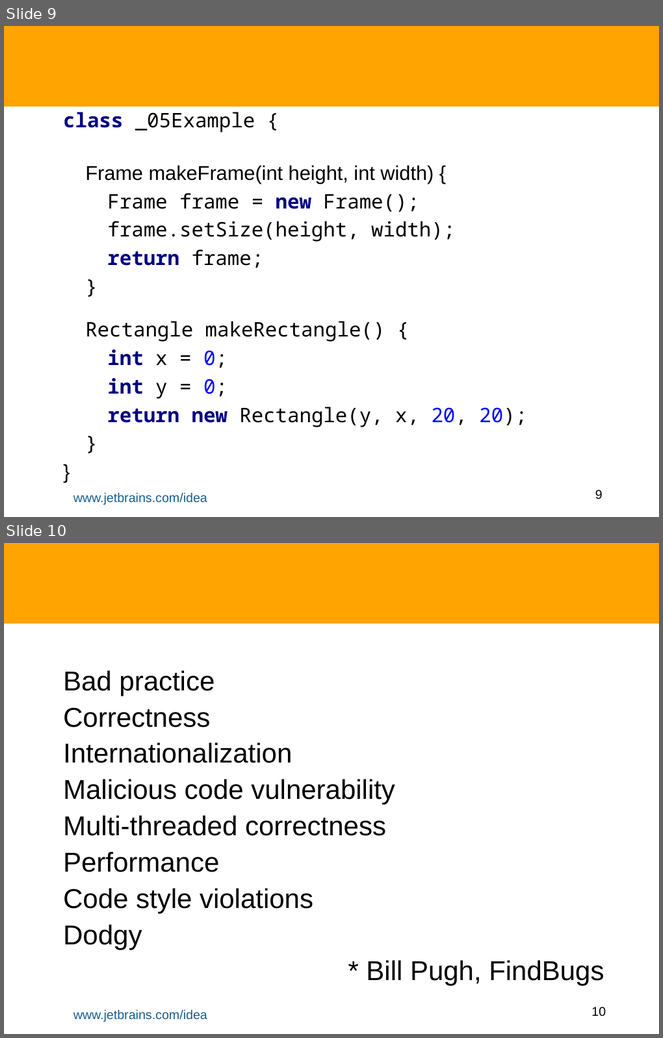
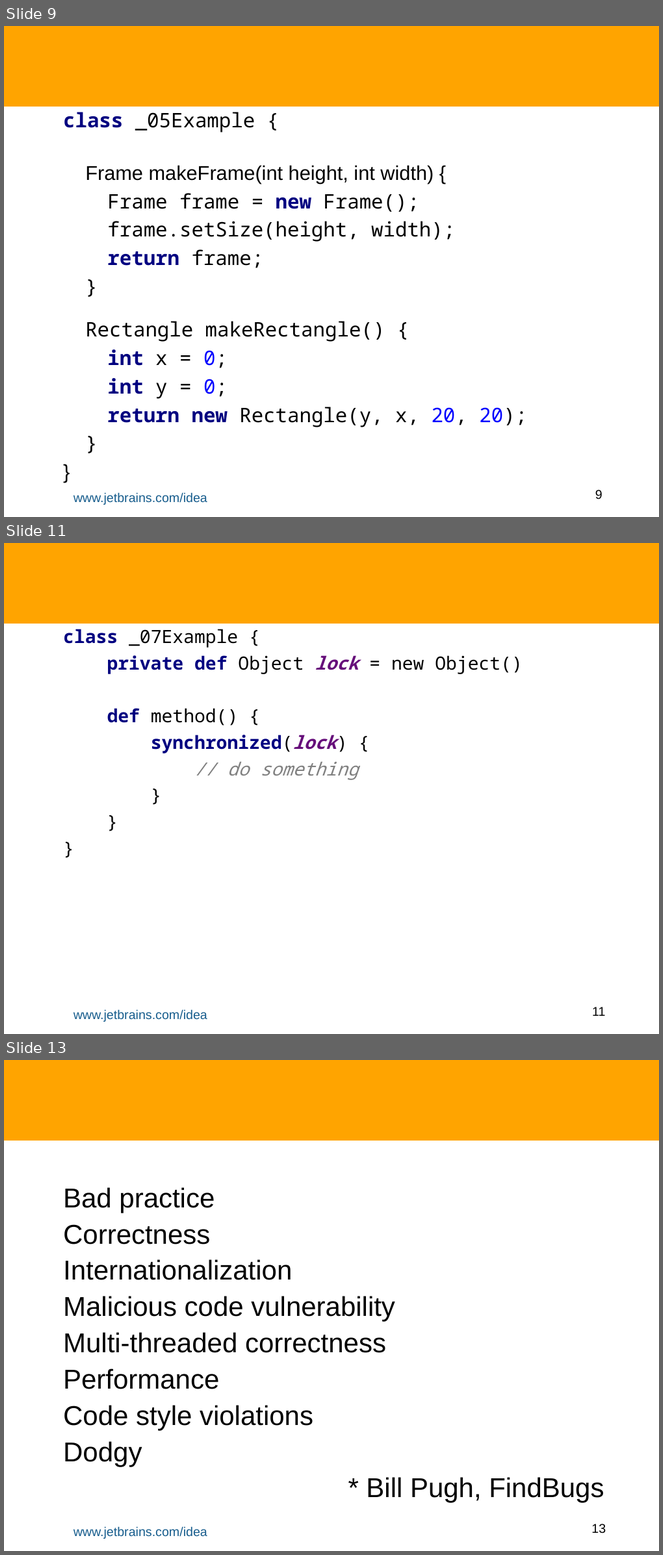
Before and after one commit to HamletDRC/presentations, a slide deck: staticanalysis/StaticAnalysisInIDEA.odp. Shown one above the other, each under a label of ours: slides 9 and 10 before the commit, slides 9, 11 and 13 after it; the slides between them are not shown. The pictures are 663x1038 and 663x1555 pixels, drawn with LibreOffice and Linux fonts; fonts in the diff are those of the drawing; background and template pictures are left out. Boxes give left, top, right and bottom in pixels: in the first picture for what was removed or moved away, otherwise in the second. Text is boxed around its words. In the diff, an @@ line names an element or a change of style, - is before the commit and + after.

```diff
--- a/staticanalysis/StaticAnalysisInIDEA.odp
+++ b/staticanalysis/StaticAnalysisInIDEA.odp
@@ slide 11 added at bbox=[4, 543, 659, 1034], background #FFFFFF; not listed: 3 template elements that a slide beside it also shows @@
@@ subtitle added at bbox=[63, 629, 523, 780], 20 pt, text #000000 @@
+class _07Example {
+private def Object lock = new Object()
+def method() {
+synchronized(lock) {
+// do something
+}
+}
+}
@@ what was slide 10 is now slide 13 @@
@@ page number at bbox=[592, 1524, 606, 1534]: text changed @@
-10
+13
```
Also in this commit, not shown: 2 other slides added, 10 other files.
